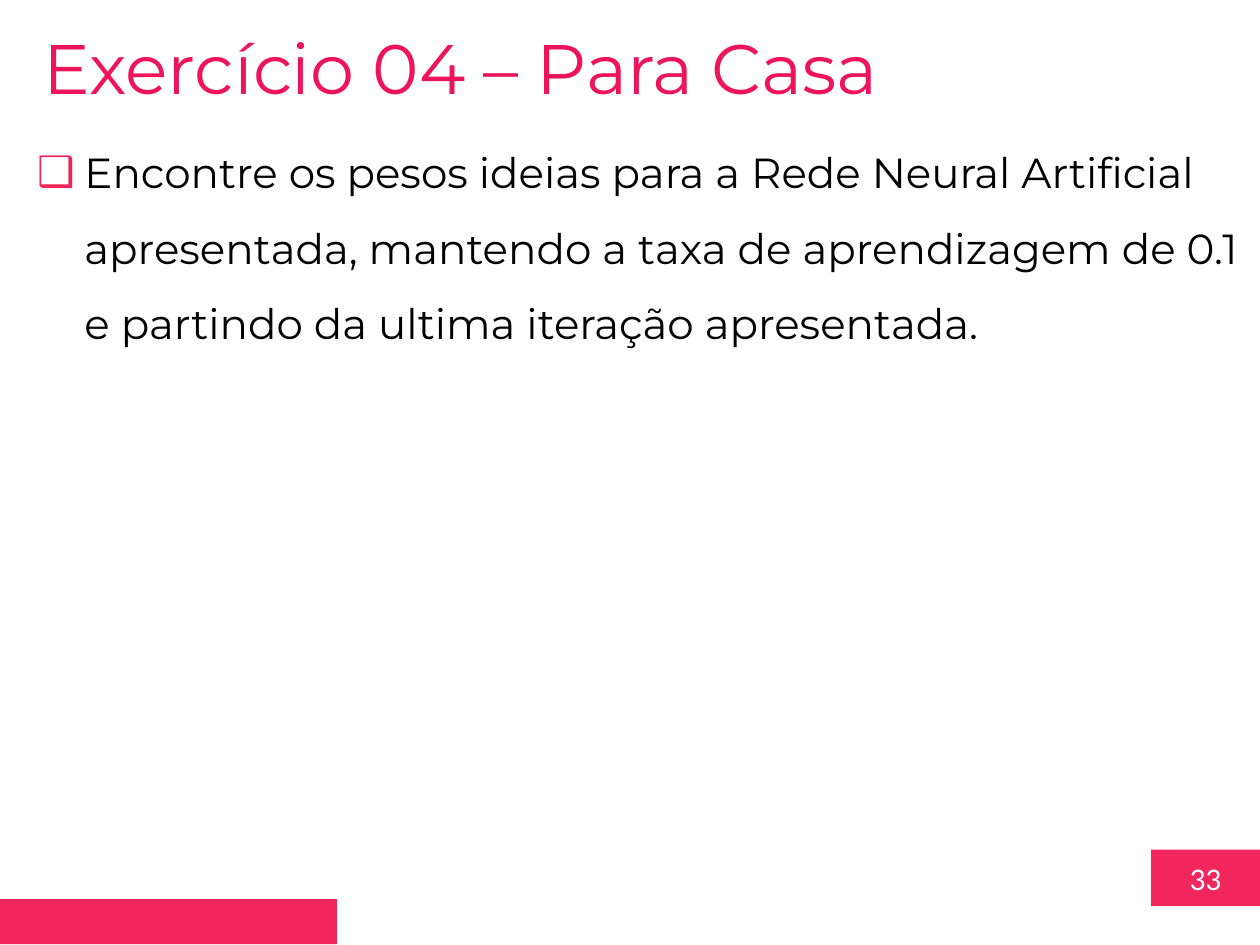
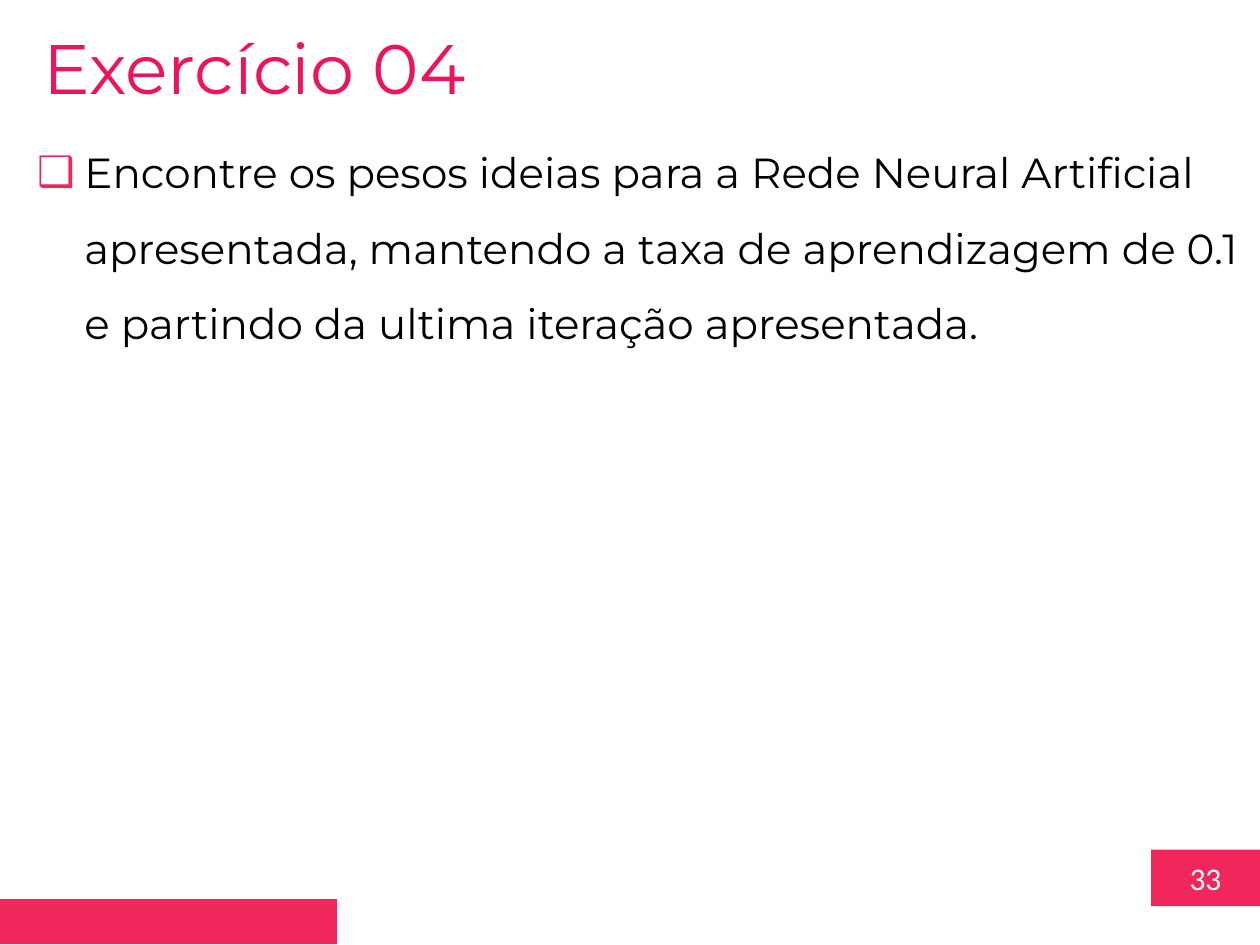
Before and after one commit to toyusan/aula-fiap-disruptive-archs, a slide deck: slide 33 of Aula 06/2023.03.17 Aula 06 – Introdução a Redes Neurais.pptx. Drawn at 1260x945 pixels with LibreOffice and Linux fonts; fonts in the diff are those of the drawing; background and template pictures are left out. Boxes give left, top, right and bottom in pixels: in the first picture for what was removed or moved away, otherwise in the second. Text is boxed around its words. In the diff, an @@ line names an element or a change of style, - is before the commit and + after.

```diff
--- a/Aula 06/2023.03.17 Aula 06 – Introdução a Redes Neurais.pptx
+++ b/Aula 06/2023.03.17 Aula 06 – Introdução a Redes Neurais.pptx
@@ text at [44,42,466,95]: text changed @@
-Exercício 04 – Para Casa
+Exercício 04
```
Also in this commit, not shown: 1 other slide changed, 2 other files.
